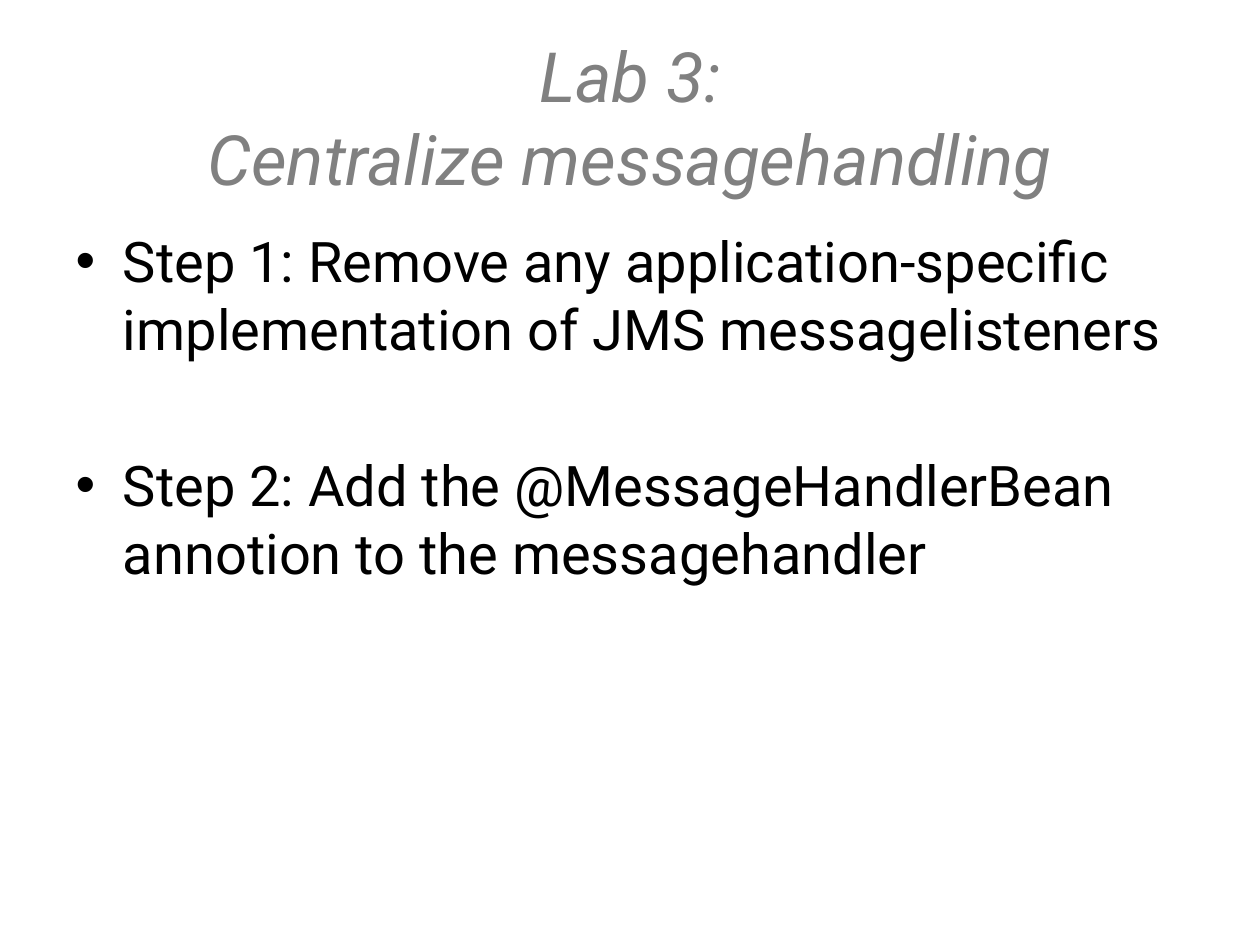
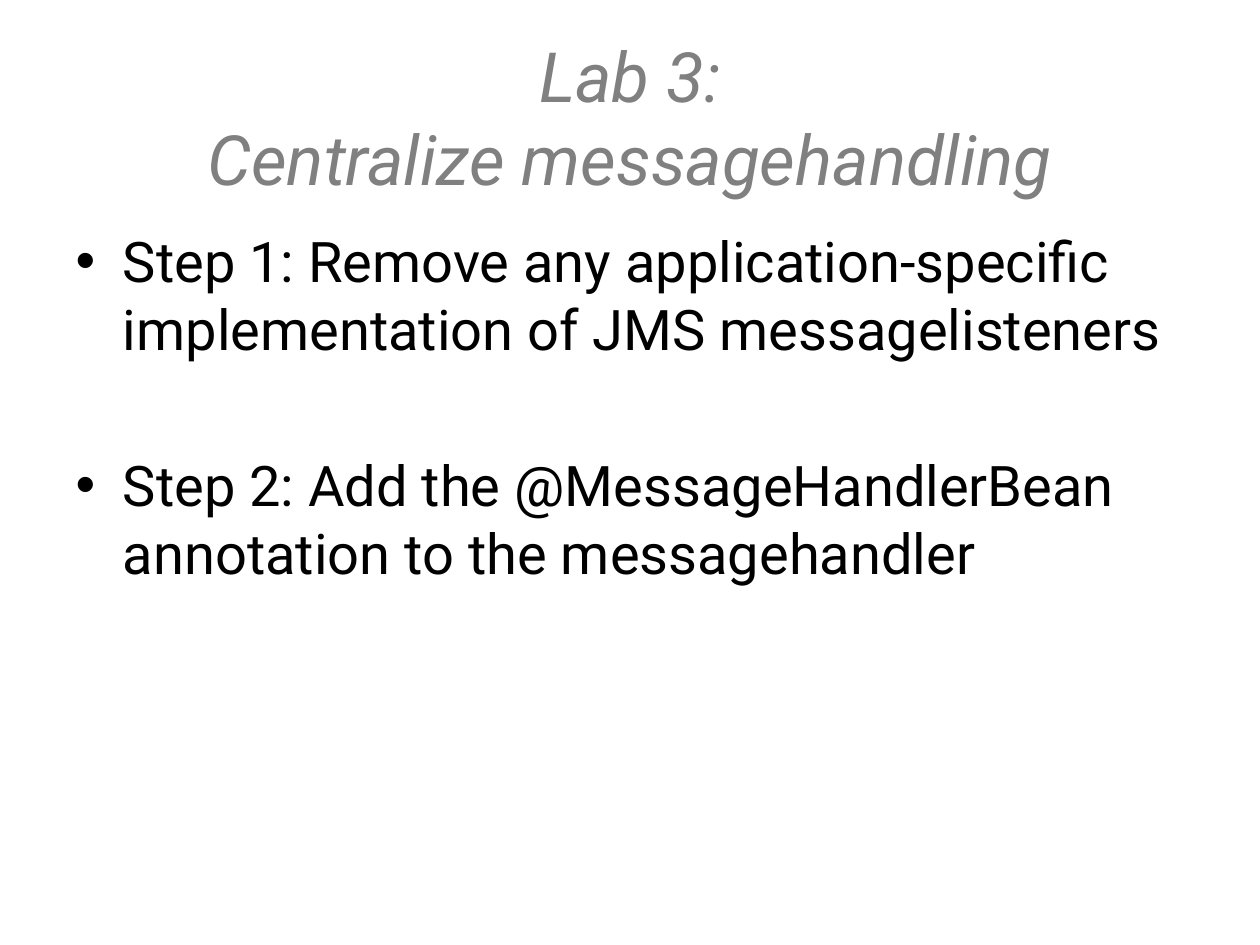
Before and after one commit to hawkeye-bot/springio2017, a slide deck: slide 18 of Spring boot - adapting to your environment.pptx. Drawn at 1260x945 pixels with LibreOffice and Linux fonts; fonts in the diff are those of the drawing; background and template pictures are left out. Boxes give left, top, right and bottom in pixels: in the first picture for what was removed or moved away, otherwise in the second. Text is boxed around its words. In the diff, an @@ line names an element or a change of style, - is before the commit and + after.

Commit message:
Spelling correction & summary sheets added

```diff
--- a/Spring boot - adapting to your environment.pptx
+++ b/Spring boot - adapting to your environment.pptx
@@ text at (123,464,1114,586): text changed @@
-• Step 2: Add the @MessageHandlerBean annotion to the messagehandler
+• Step 2: Add the @MessageHandlerBean annotation to the messagehandler
```
Also in this commit, not shown: 2 slides added.
